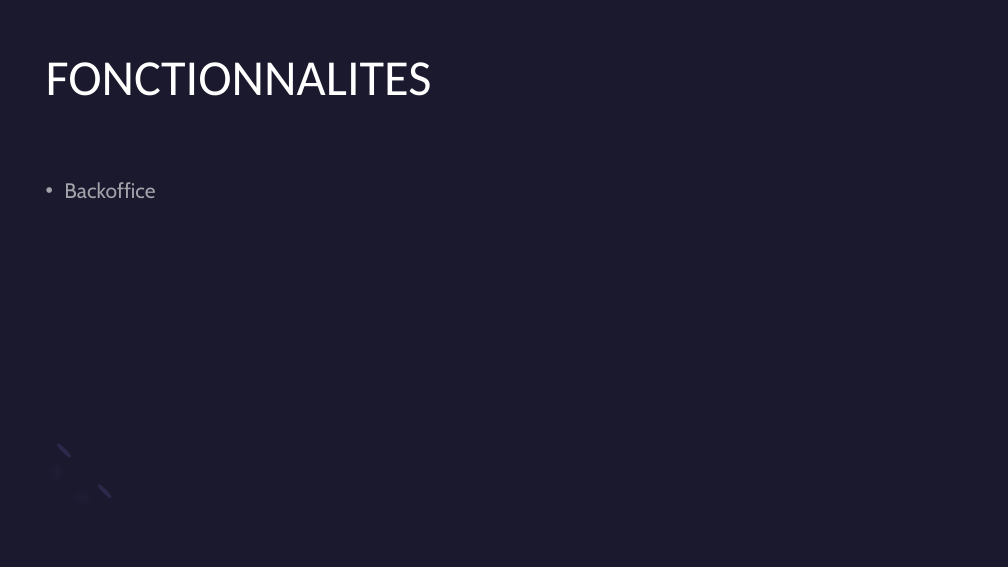
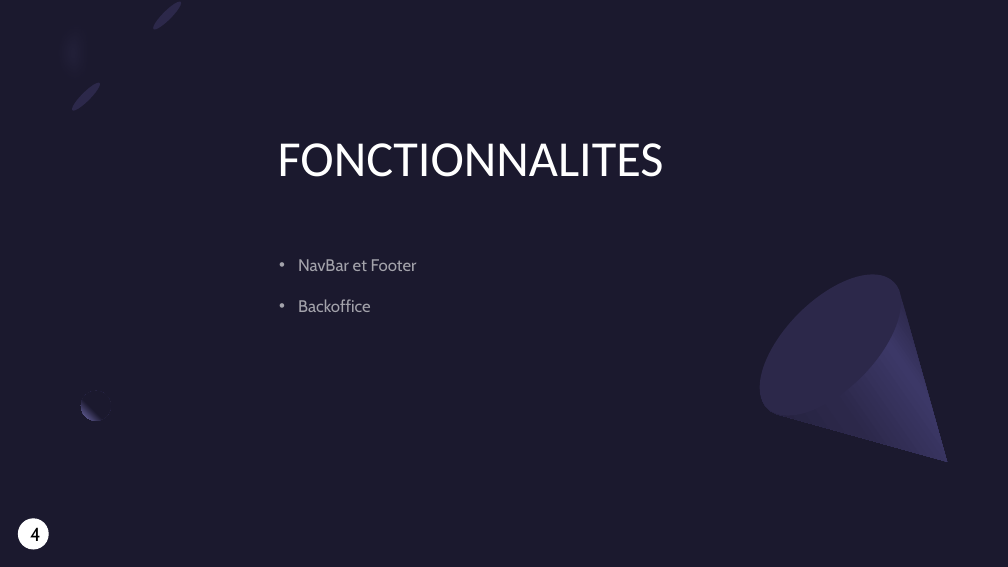
Before and after one commit to OphisDgn/projetBack_blog, a slide deck: slide 4 of Presentation_oral_LIEUTAUD_CELINE.pptx. Drawn at 1008x567 pixels with LibreOffice and Linux fonts; fonts in the diff are those of the drawing. Boxes give left, top, right and bottom in pixels: in the first picture for what was removed or moved away, otherwise in the second. Text is boxed around its words. In the diff, an @@ line names an element or a change of style, - is before the commit and + after.

Commit message:
Ajout de restrictions d'accès
Ajout de restrictions d'accès sur l'administration
Ajout de style pour la liste et le détail d'article
Rédaction du document et de la présentation orale

```diff
--- a/Presentation_oral_LIEUTAUD_CELINE.pptx
+++ b/Presentation_oral_LIEUTAUD_CELINE.pptx
@@ rectangle added at (0, 0, 1008, 567), fill #1B192E @@
@@ freeform shape added at (18, 0, 181, 110), fill #1B192E @@
@@ freeform shape added at (18, 0, 188, 117), fill #7771B2 at 20% opacity @@
@@ ellipse added at (150, 0, 184, 32), fill #2C284A @@
@@ ellipse added at (69, 80, 103, 113), fill #2C284A @@
@@ title "FONCTIONNALITES": place and size @@
-title "FONCTIONNALITES" at (46, 62, 432, 96)
+title "FONCTIONNALITES" at (278, 143, 664, 177)
@@ text "NavBar et Footer": place and size @@
-text "NavBar et Footer" at (64, 182, 155, 198)
+text "NavBar et Footer" at (298, 259, 417, 312)
@@ text at (298, 259, 417, 271): paragraph added @@
+• NavBar et Footer
@@ ellipse added at (736, 250, 925, 439), fill #2C284A @@
@@ freeform shape added at (737, 251, 1008, 525), fill gradient #2C284A to #3C3867 to #1B192E @@
@@ text at (298, 299, 371, 312): size 20 to 16 pt in "Backoffice" @@
@@ ellipse added at (81, 391, 110, 420), fill gradient #1B192E to #7771B2 @@
@@ freeform shape removed at (30, 440, 115, 525) @@
@@ ellipse removed at (56, 442, 73, 459) @@
@@ ellipse removed at (96, 483, 113, 500) @@
@@ ellipse added at (18, 519, 48, 549), fill #FFFFFF, outline #FFFFFF 1 pt, 18 pt, text #000000 @@
+4
```
Also in this commit, not shown: 3 other slides changed, 6 other files.
